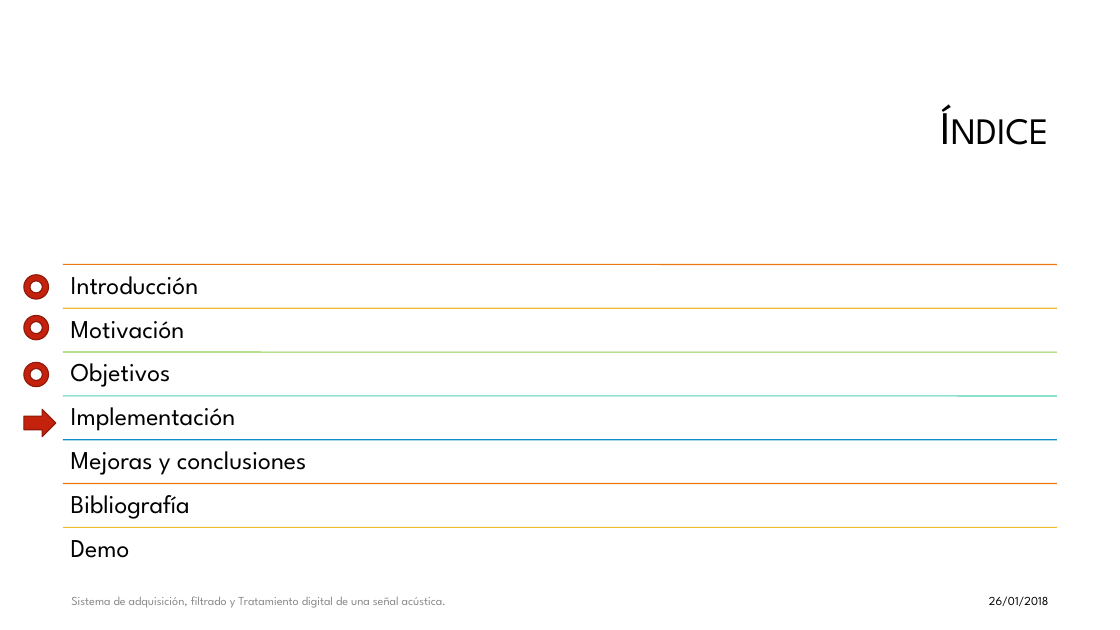
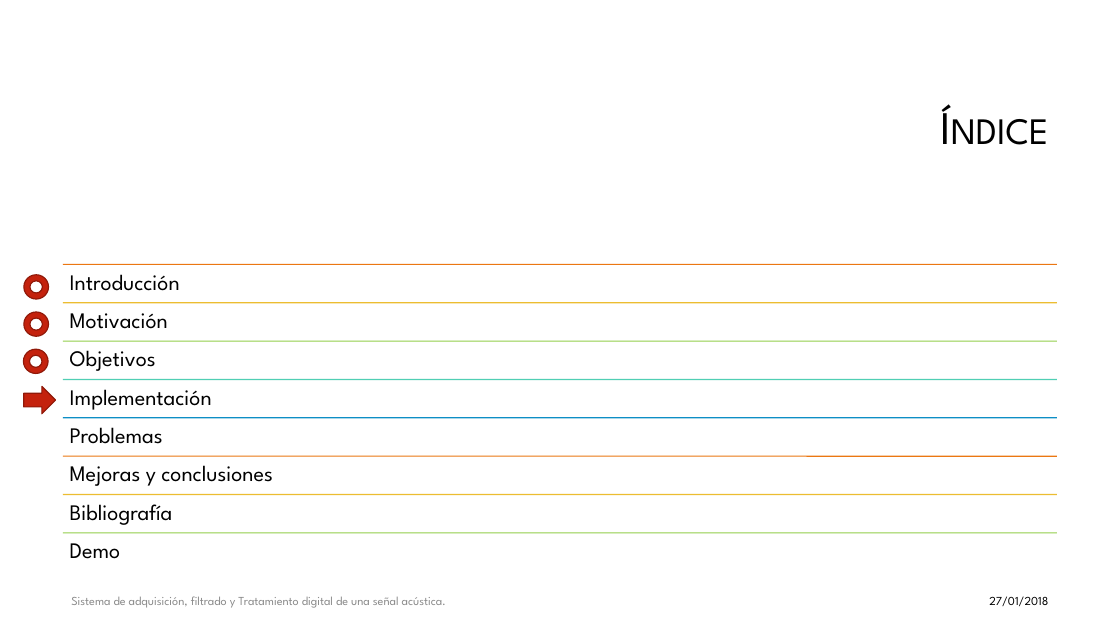
Before and after one commit to galledohm/Prueba1, a slide deck: slide 9 of Subsis/Presentación/Sistema de adquisición, filtrado y Tratamiento digital.pptx (slide 8 before the commit). Drawn at 1120x630 pixels with LibreOffice and Linux fonts; fonts in the diff are those of the drawing; background and template pictures are left out. Boxes give left, top, right and bottom in pixels: in the first picture for what was removed or moved away, otherwise in the second. Text is boxed around its words. In the diff, an @@ line names an element or a change of style, - is before the commit and + after.

```diff
--- a/Subsis/Presentación/Sistema de adquisición, filtrado y Tratamiento digital.pptx
+++ b/Subsis/Presentación/Sistema de adquisición, filtrado y Tratamiento digital.pptx
@@ donut: place and size @@
-donut at (24, 316, 48, 340)
+donut at (24, 312, 48, 336)
@@ line moved from (63, 308) - (1057, 308) to (63, 302) - (1057, 302) @@
@@ donut: place and size @@
-donut at (24, 362, 48, 386)
+donut at (24, 350, 48, 374)
@@ line moved from (63, 352) - (1057, 352) to (63, 341) - (1057, 341) @@
@@ text "Objetivos": place and size @@
-text "Objetivos" at (71, 363, 171, 387)
+text "Objetivos" at (70, 350, 156, 371)
@@ left arrow: place and size @@
-left arrow at (24, 409, 55, 437)
+left arrow at (24, 386, 55, 414)
@@ size 22 to 19 pt; less space between paragraphs in 7 elements at (70, 543, 121, 559), (70, 274, 180, 291), (70, 313, 168, 329), (70, 504, 173, 525), (70, 350, 156, 371), (70, 465, 273, 486), (70, 389, 212, 410) @@
@@ text "Implementación": place and size @@
-text "Implementación" at (71, 407, 236, 431)
+text "Implementación" at (70, 389, 212, 410)
@@ line moved from (63, 396) - (1057, 396) to (63, 380) - (1057, 380) @@
@@ line moved from (63, 439) - (1057, 439) to (63, 418) - (1057, 418) @@
@@ text added at (70, 427, 163, 444), 19 pt, text #000000 @@
+Problemas
@@ text "Mejoras y conclusiones": place and size @@
-text "Mejoras y conclusiones" at (71, 451, 306, 475)
+text "Mejoras y conclusiones" at (70, 465, 273, 486)
@@ line moved from (63, 484) - (1057, 484) to (63, 456) - (1057, 456) @@
@@ text "Bibliografía": place and size @@
-text "Bibliografía" at (71, 495, 190, 519)
+text "Bibliografía" at (70, 504, 173, 525)
@@ line moved from (63, 528) - (1057, 528) to (63, 495) - (1057, 495) @@
@@ line added from (63, 533) to (1057, 533), #92CE4A 1 pt @@
@@ text at (989, 596, 1048, 606): text changed @@
-26/01/2018
+27/01/2018
```
Also in this commit, not shown: 15 other slides changed, 6 slides added, 2 other files.
